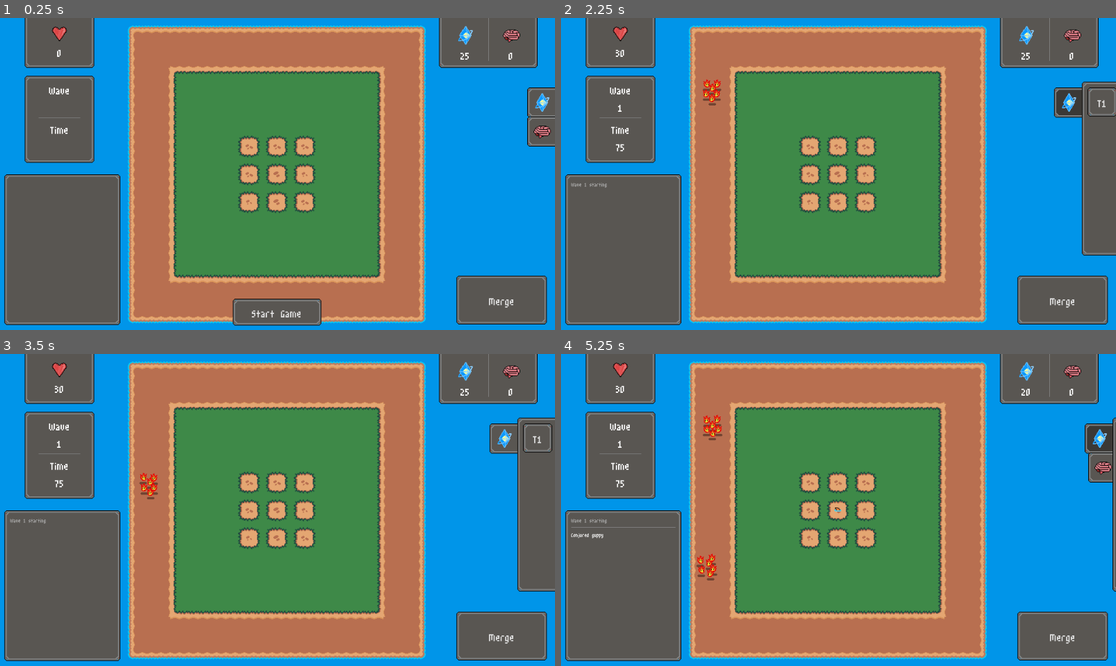
Above: before the commit, frames 1-4 (two rows, left to right).
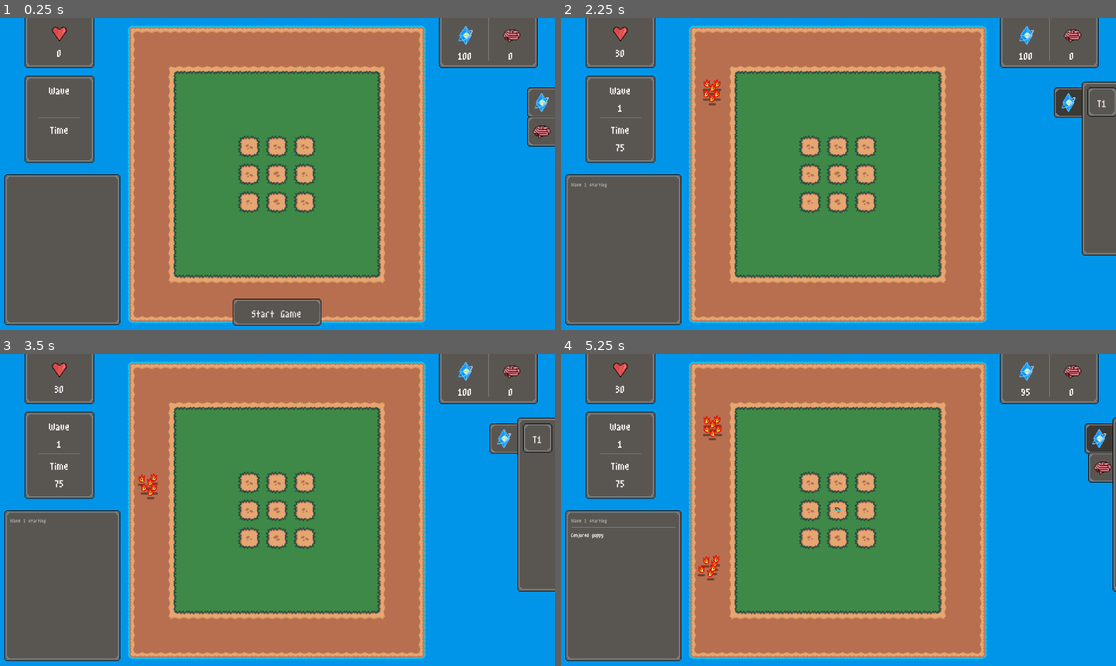
Above: after the commit, the same moments.

Repository: Rowan-Maynor/conjure
Game: Godot game, scene res://scenes/game.tscn
The game is run twice, just before and just after one commit, with the same random seed, the same clock (stepped at 60 frames per second) and the same inputs.
Inputs (mouse positions are in pixels of both pictures, inside the frame that each line leads up to):
- Up to frame 1 (0.25 s): no input
- Up to frame 2 (2.25 s): click (1060, 298) at 0.5 s, where only the run before the commit has a clickable "Merge"; click "Start Game" at 1.25 s; click (1104, 102) at 2 s
- Up to frame 3 (3.5 s): click (543, 466) at 2.75 s
- Up to frame 4 (5.25 s): click "T1" at 3.5 s; click (1060, 634) at 4.25 s, where only the run before the commit has a clickable "Merge"; click (1071, 438) at 5 s

The runs differ from the first frame. In frame 1, 2.9% of the frame differs, in the area x 42-100%, y 11-99%; in frame 2, 2.7%; in frame 3, 2.8%; in frame 4, 3.0%, in the area x 24-100%, y 11-99%.

Commit message:
Unit panel finished

Diff:
--- a/scenes/game_ui.tscn
+++ b/scenes/game_ui.tscn
@@ -1,11 +1,10 @@
-[gd_scene load_steps=11 format=3 uid="uid://b578nkptq5xnm"]
+[gd_scene load_steps=10 format=3 uid="uid://b578nkptq5xnm"]
 
 [ext_resource type="Theme" uid="uid://d30qa4wpnelg3" path="res://theme.tres" id="1_e0pfi"]
 [ext_resource type="Script" uid="uid://mivjt0t7mpqb" path="res://scripts/spawn_t1.gd" id="1_fnul3"]
 [ext_resource type="Script" uid="uid://47d5d3lrt102" path="res://scripts/start_game.gd" id="2_513t2"]
 [ext_resource type="Texture2D" uid="uid://btxayetjurgst" path="res://assets/ui/mana_icon.png" id="2_e0pfi"]
 [ext_resource type="Texture2D" uid="uid://dr70g110va4hx" path="res://assets/ui/knowledge_icon.png" id="3_o3bws"]
-[ext_resource type="Script" uid="uid://i66x3auk3nqu" path="res://scripts/merge.gd" id="3_u001w"]
 [ext_resource type="Script" uid="uid://begukndqlpqm5" path="res://scripts/mana_tab_button.gd" id="7_o3bws"]
 [ext_resource type="Script" uid="uid://nm8htu8iujii" path="res://scripts/research_tab_button.gd" id="8_3huio"]
 [ext_resource type="Texture2D" uid="uid://cl7wm4vb5hdaa" path="res://assets/ui/life_icon.png" id="8_o3bws"]
@@ -194,23 +193,6 @@
 script = ExtResource("2_513t2")
 metadata/_edit_lock_ = true
 
-[node name="merge_button" type="Button" parent="."]
-layout_mode = 1
-anchors_preset = 3
-anchor_left = 1.0
-anchor_top = 1.0
-anchor_right = 1.0
-anchor_bottom = 1.0
-offset_left = -170.0
-offset_top = -95.0
-offset_right = -14.0
-offset_bottom = -11.0
-grow_horizontal = 0
-grow_vertical = 0
-text = "Merge"
-script = ExtResource("3_u001w")
-metadata/_edit_lock_ = true
-
 [node name="mana_tab_button" type="Button" parent="."]
 layout_mode = 1
 anchors_preset = 6
--- a/scenes/ui_components/unit_data_panel.tscn
+++ b/scenes/ui_components/unit_data_panel.tscn
@@ -1,9 +1,13 @@
-[gd_scene load_steps=3 format=3 uid="uid://bt0euvkcwgb5g"]
+[gd_scene load_steps=6 format=3 uid="uid://bt0euvkcwgb5g"]
 
 [ext_resource type="Theme" uid="uid://d30qa4wpnelg3" path="res://theme.tres" id="1_q772p"]
 [ext_resource type="Texture2D" uid="uid://c3hrdspg5ggxk" path="res://assets/sprites/units/shrub/base.png" id="2_ypfds"]
+[ext_resource type="Texture2D" uid="uid://by14vhv3y7icb" path="res://assets/ui/merge_icon.png" id="3_c8xa7"]
+[ext_resource type="Script" uid="uid://i66x3auk3nqu" path="res://scripts/merge.gd" id="4_bwqth"]
+[ext_resource type="Texture2D" uid="uid://cxmqxh2veh5mk" path="res://assets/ui/stop_icon.png" id="4_o56ib"]
 
 [node name="UnitDataPanel" type="Control"]
+z_index = -1
 layout_mode = 3
 anchors_preset = 15
 anchor_right = 1.0
@@ -154,6 +158,10 @@
 layout_mode = 2
 size_flags_horizontal = 4
 size_flags_vertical = 4
+icon = ExtResource("3_c8xa7")
+icon_alignment = 1
+expand_icon = true
+script = ExtResource("4_bwqth")
 
 [node name="mid_spacing" type="Control" parent="PanelContainer/VBoxContainer/buttons_container"]
 custom_minimum_size = Vector2(20, 0)
@@ -166,23 +174,30 @@
 [node name="stop_button" type="Button" parent="PanelContainer/VBoxContainer/buttons_container/GridContainer"]
 custom_minimum_size = Vector2(25, 25)
 layout_mode = 2
+icon = ExtResource("4_o56ib")
+icon_alignment = 1
 
 [node name="hold_button" type="Button" parent="PanelContainer/VBoxContainer/buttons_container/GridContainer"]
 custom_minimum_size = Vector2(25, 25)
 layout_mode = 2
+icon = ExtResource("4_o56ib")
 
 [node name="attack_button" type="Button" parent="PanelContainer/VBoxContainer/buttons_container/GridContainer"]
 custom_minimum_size = Vector2(25, 25)
 layout_mode = 2
+icon = ExtResource("4_o56ib")
 
 [node name="infuse_1" type="Button" parent="PanelContainer/VBoxContainer/buttons_container/GridContainer"]
 custom_minimum_size = Vector2(25, 25)
 layout_mode = 2
+icon = ExtResource("4_o56ib")
 
 [node name="infuse_2" type="Button" parent="PanelContainer/VBoxContainer/buttons_container/GridContainer"]
 custom_minimum_size = Vector2(25, 25)
 layout_mode = 2
+icon = ExtResource("4_o56ib")
 
 [node name="infuse_3" type="Button" parent="PanelContainer/VBoxContainer/buttons_container/GridContainer"]
 custom_minimum_size = Vector2(25, 25)
 layout_mode = 2
+icon = ExtResource("4_o56ib")
--- a/scripts/game.gd
+++ b/scripts/game.gd
@@ -5,7 +5,7 @@
 
 #resource values
 var lives = 30
-var mana = 25
+var mana = 100
 var research = 0
 var kills = 0
 
@@ -35,7 +35,6 @@
 #general functions
 func _ready():
 	player_data = load("res://resources/player/player_data.tres")
-	$"CanvasLayer/Main-ui/merge_button".connect("merge", _on_merge)
 	basic_spawn_button.connect("spend_mana", _on_mana_spent)
 	mana_ui_value.text = str(mana)
 	research_ui_value.text = str(research)
@@ -119,6 +118,15 @@
 			var selection_sprite = body.get_node("selection_sprite")
 			selection_sprite.visible = true
 
+	if(selected.size() != 0):
+		if($CanvasLayer.has_node("UnitDataPanel")):
+			update_unit_panel(selected[selected.size() - 1])
+		else:
+			create_unit_panel(selected[selected.size() - 1])
+
+	if(selected.size() == 0 && $CanvasLayer.has_node("UnitDataPanel")):
+		$CanvasLayer.get_node("UnitDataPanel").queue_free()
+
 func _get_rect_start_position():
 	var new_position = Vector2.ZERO
 	var mouse_position = get_global_mouse_position()
@@ -134,6 +142,59 @@
 		new_position.y = mouse_position.y
 
 	return new_position
+
+#functions related to unit panel
+func create_unit_panel(unit):
+	var panel_ui_scene = load("res://scenes/ui_components/unit_data_panel.tscn").instantiate()
+	#this is used to delete the panel when selection removed
+	panel_ui_scene.add_to_group("unit_panel")
+
+	#update panel sprite
+	var sprite_node = panel_ui_scene.get_node("PanelContainer/VBoxContainer/unit_sprite")
+	var unit_sprite = load("res://assets/sprites/units/" + unit.unit_data.type + "/base.png")
+	sprite_node.texture = unit_sprite
+
+	#update panel data
+	var attack_value = panel_ui_scene.get_node("PanelContainer/VBoxContainer/unit_data_container/unit_data_left/attack_value")
+	var attack_speed_value = panel_ui_scene.get_node("PanelContainer/VBoxContainer/unit_data_container/unit_data_left/attack_speed_value")
+	var range_value = panel_ui_scene.get_node("PanelContainer/VBoxContainer/unit_data_container/unit_data_left/range_value")
+	var critical_value = panel_ui_scene.get_node("PanelContainer/VBoxContainer/unit_data_container/unit_data_right/critical_value")
+	var speed_value = panel_ui_scene.get_node("PanelContainer/VBoxContainer/unit_data_container/unit_data_right/speed_value")
+	var element_value = panel_ui_scene.get_node("PanelContainer/VBoxContainer/unit_data_container/unit_data_right/element_value")
+	attack_value.text = str(unit.unit_data.damage)
+	attack_speed_value.text = str(unit.unit_data.attack_speed)
+	range_value.text = str(unit.unit_data.attack_range)
+	critical_value.text = "0"
+	speed_value.text = str(unit.unit_data.speed)
+	element_value.text = str(unit.unit_data.element)
+
+	#atatch panel to canvas
+	get_tree().get_root().get_node("game/CanvasLayer").add_child(panel_ui_scene)
+
+	#connect merge button functionality
+	$"CanvasLayer/UnitDataPanel/PanelContainer/VBoxContainer/buttons_container/merge_button".connect("merge", _on_merge)
+
+func update_unit_panel(unit):
+	var panel_ui_scene = $CanvasLayer.get_node("UnitDataPanel")
+
+	#update sprite
+	var sprite_node = panel_ui_scene.get_node("PanelContainer/VBoxContainer/unit_sprite")
+	var unit_sprite = load("res://assets/sprites/units/" + unit.unit_data.type + "/base.png")
+	sprite_node.texture = unit_sprite
+
+	#update values
+	var attack_value = panel_ui_scene.get_node("PanelContainer/VBoxContainer/unit_data_container/unit_data_left/attack_value")
+	var attack_speed_value = panel_ui_scene.get_node("PanelContainer/VBoxContainer/unit_data_container/unit_data_left/attack_speed_value")
+	var range_value = panel_ui_scene.get_node("PanelContainer/VBoxContainer/unit_data_container/unit_data_left/range_value")
+	var critical_value = panel_ui_scene.get_node("PanelContainer/VBoxContainer/unit_data_container/unit_data_right/critical_value")
+	var speed_value = panel_ui_scene.get_node("PanelContainer/VBoxContainer/unit_data_container/unit_data_right/speed_value")
+	var element_value = panel_ui_scene.get_node("PanelContainer/VBoxContainer/unit_data_container/unit_data_right/element_value")
+	attack_value.text = str(unit.unit_data.damage)
+	attack_speed_value.text = str(unit.unit_data.attack_speed)
+	range_value.text = str(unit.unit_data.attack_range)
+	critical_value.text = "0"
+	speed_value.text = str(unit.unit_data.speed)
+	element_value.text = str(unit.unit_data.element)
 
 #functions related to game state
 func start_game():
@@ -299,6 +360,10 @@
 				for unit in input_units:
 					selected.pop_at(selected.find(unit))
 					unit.queue_free()
+				if(selected.size() > 0):
+					update_unit_panel(selected[selected.size() - 1])
+				else:
+					$CanvasLayer.get_node("UnitDataPanel").queue_free()
 				return
 
 #helper functions
--- a/scripts/spawn_t1.gd
+++ b/scripts/spawn_t1.gd
@@ -34,6 +34,7 @@
 			emit_signal("spend_mana", 5)
 	else:
 		get_tree().get_root().get_node("game").add_status_message("Not enough mana", Color.hex(0xff3e3eff))
+
 func find_open_spawn_point(spawn_areas):
 	for area in spawn_areas:
 		var units = area.has_overlapping_bodies()
--- a/theme.tres
+++ b/theme.tres
@@ -1,39 +1,40 @@
-[gd_resource type="Theme" load_steps=11 format=3 uid="uid://d30qa4wpnelg3"]
+[gd_resource type="Theme" load_steps=12 format=3 uid="uid://d30qa4wpnelg3"]
 
 [ext_resource type="FontFile" uid="uid://p8lxcoxmb85e" path="res://assets/font/m3x6.ttf" id="1_e1x85"]
-[ext_resource type="Texture2D" uid="uid://c58jrruuo67b1" path="res://assets/ui/9patchrect_hover.png" id="2_110ce"]
+[ext_resource type="Texture2D" uid="uid://bld3f3s5pf7xh" path="res://assets/ui/9patchrect_button_hover.png" id="2_1rmny"]
 [ext_resource type="Texture2D" uid="uid://bgej3mom5dldl" path="res://assets/ui/9patchrect.png" id="2_cjfk0"]
-[ext_resource type="Texture2D" uid="uid://drbjxo526uvbt" path="res://assets/ui/9patchrect_active.png" id="4_05tig"]
+[ext_resource type="Texture2D" uid="uid://cyieylvt67mqg" path="res://assets/ui/9patchrect_button.png" id="3_05tig"]
+[ext_resource type="Texture2D" uid="uid://c6y1eih1jbdrf" path="res://assets/ui/9patchrect_button_active.png" id="5_mihib"]
 
 [sub_resource type="StyleBoxEmpty" id="StyleBoxEmpty_110ce"]
 
 [sub_resource type="StyleBoxTexture" id="StyleBoxTexture_1rmny"]
-texture = ExtResource("2_110ce")
-texture_margin_left = 10.0
-texture_margin_top = 10.0
-texture_margin_right = 10.0
-texture_margin_bottom = 10.0
+texture = ExtResource("2_1rmny")
+texture_margin_left = 9.0
+texture_margin_top = 9.0
+texture_margin_right = 9.0
+texture_margin_bottom = 9.0
 
 [sub_resource type="StyleBoxTexture" id="StyleBoxTexture_05tig"]
-texture = ExtResource("2_110ce")
-texture_margin_left = 10.0
-texture_margin_top = 10.0
-texture_margin_right = 10.0
-texture_margin_bottom = 10.0
+texture = ExtResource("2_1rmny")
+texture_margin_left = 9.0
+texture_margin_top = 9.0
+texture_margin_right = 9.0
+texture_margin_bottom = 9.0
 
 [sub_resource type="StyleBoxTexture" id="StyleBoxTexture_vj6dk"]
-texture = ExtResource("2_cjfk0")
-texture_margin_left = 10.0
-texture_margin_top = 10.0
-texture_margin_right = 10.0
-texture_margin_bottom = 10.0
+texture = ExtResource("3_05tig")
+texture_margin_left = 9.0
+texture_margin_top = 9.0
+texture_margin_right = 9.0
+texture_margin_bottom = 9.0
 
 [sub_resource type="StyleBoxTexture" id="StyleBoxTexture_mihib"]
-texture = ExtResource("4_05tig")
-texture_margin_left = 10.0
-texture_margin_top = 10.0
-texture_margin_right = 10.0
-texture_margin_bottom = 10.0
+texture = ExtResource("5_mihib")
+texture_margin_left = 9.0
+texture_margin_top = 9.0
+texture_margin_right = 9.0
+texture_margin_bottom = 9.0
 
 [sub_resource type="StyleBoxTexture" id="StyleBoxTexture_110ce"]
 texture = ExtResource("2_cjfk0")
Binary file added: assets/sprites/units/hound/base.png
Not shown, added: assets/sprites/units/hound/base.png.import
Binary file added: assets/sprites/units/imp/base.aseprite
Binary file added: assets/sprites/units/imp/base.png
Not shown, added: assets/sprites/units/imp/base.png.import
Binary file added: assets/sprites/units/pup/base.aseprite
Binary file added: assets/sprites/units/pup/base.png
Not shown, added: assets/sprites/units/pup/base.png.import
Binary file added: assets/ui/9patchrect_button.aseprite
Binary file added: assets/ui/9patchrect_button.png
Not shown, added: assets/ui/9patchrect_button.png.import
Binary file added: assets/ui/9patchrect_button_active.aseprite
(and 11 more such lines)
